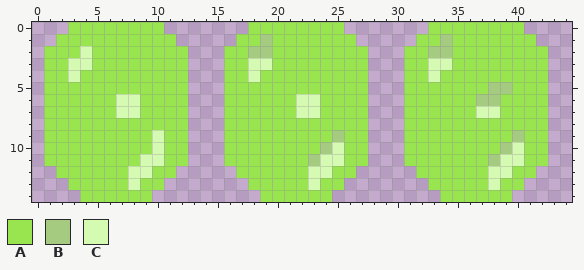
File history of a pixel-art sprite, internal/assets/assets/images/experience/supercrystal/asset.png. The picture above was drawn from the file before the commit.
The file is 45x15 pixels. Colours within 5 levels of each other are drawn and written as one.
Palette (. is transparent): A #99e550  B #a4cb7f  C #d5fab2
Pixels before, first column x 1:
 0 ..AAAAAAAA.......AAAAAAAA.......AAAAAAAA..
 1 .AAAAAAAAAA.....AABAAAAAAA.....AABAAAAAAA.
 2 AAACAAAAAAAA...AABBAAAAAAAA...AABBAAAAAAAA
 3 AACCAAAAAAAA...AACCAAAAAAAA...AACCAAAAAAAA
 4 AACAAAAAAAAA...AACAAAAAAAAA...AACAAAAAAAAA
 5 AAAAAAAAAAAA...AAAAAAAAAAAA...AAAAAAABBAAA
 6 AAAAAACCAAAA...AAAAAACCAAAA...AAAAAABBAAAA
 7 AAAAAACCAAAA...AAAAAACCAAAA...AAAAAACCAAAA
 8 AAAAAAAAAAAA...AAAAAAAAAAAA...AAAAAAAAAAAA
 9 AAAAAAAAACAA...AAAAAAAAABAA...AAAAAAAAABAA
10 AAAAAAAAACAA...AAAAAAAABCAA...AAAAAAAABCAA
11 AAAAAAAACCAA...AAAAAAABCCAA...AAAAAAABCCAA
12 .AAAAAACCAA.....AAAAAACCAA.....AAAAAACCAA.
13 ..AAAAACAA.......AAAAACAA.......AAAAACAA..
14 ...AAAAAA.........AAAAAA.........AAAAAA...
After the commit:
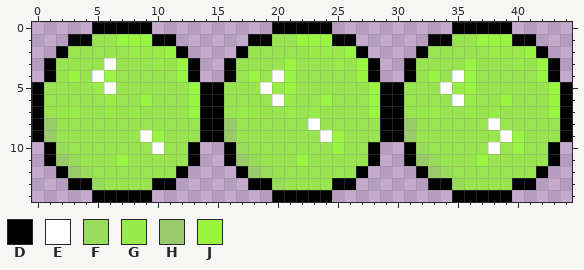
Colours new in this view: D #000000  E #ffffff  F #99db5a  G #99eb4a  H #9acb6a  J #99f540
Edits made:
Changed rows in their new state; - is an unchanged pixel.
first column x 0:
 0 ---..DDDDD.-------..DDDDD.-------..DDDDD.----
 1 --.DD--JJJDD-----.DD--JJJDD-----.DD--JJJDD---
 2 -.D-A---GGGJD---.DAA---GGGJD---.DAA---GGGJD--
 3 -D-AA-E---G-JD--D-AA-J---G-JD--D-AA-J---G-JD-
 4 -D-J-EJ-----JD--D-J-EJ-----JD--D-J-EJ-----JD-
 5 D----GE------JDD---EGJ------JDD---EGJ-AA---JD
 6 D-----GAAJ---JDD----EGAAJ---JDD----EGAAJ---JD
 7 D-GG--GAG----JDD-GG--GAG----JDD-GG--GAG----JD
 8 DH-----------ADDH------E----ADDH------E----AD
 9 DH-------EJ--ADDH-------EJ--ADDH-------EJ--AD
10 -DF-------E--D--DF------AJ--D--DF-----EAJ--D-
11 -DHF---J-AA--D--DHF---JAAA--D--DHF---JAAA--D-
12 --DHF---AA--D----DHF---AA--D----DHF---AA--D--
13 ---DDF--A-DD------DDF--A-DD------DDF--A-DD---
14 ----.DDDDD---------.DDDDD---------.DDDDD-----
